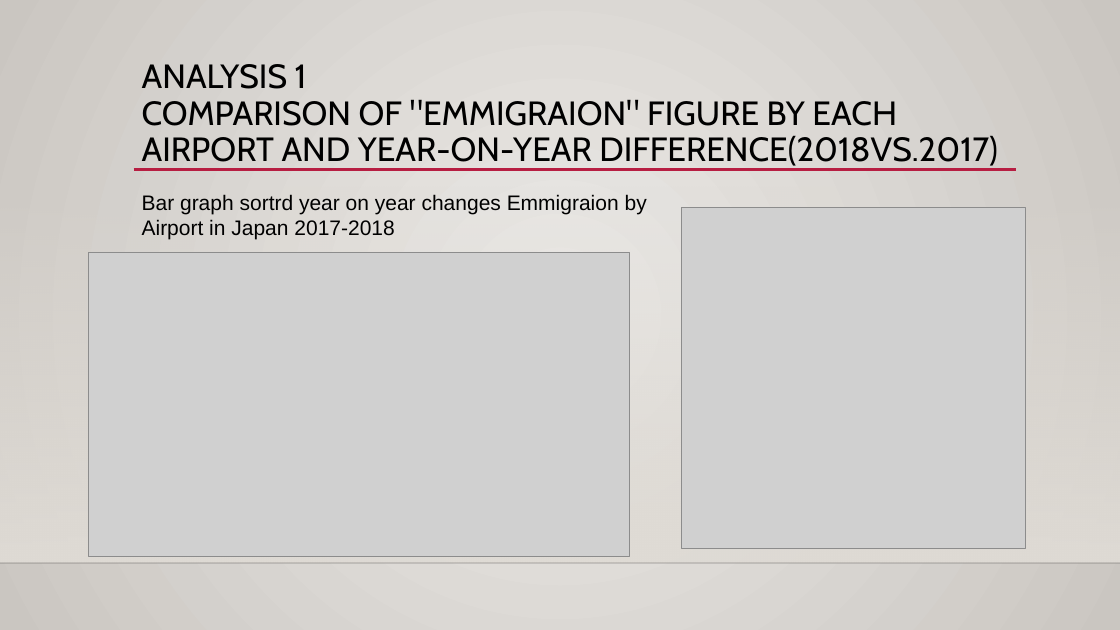
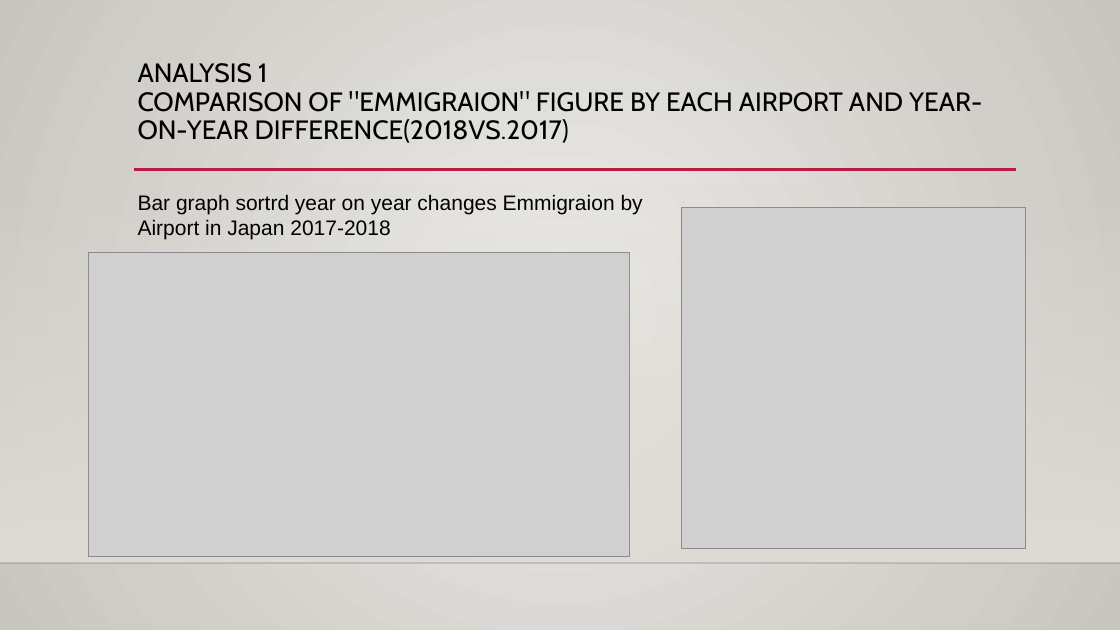
Before and after one commit to Tomokuri/gitforcoursera, a slide deck: slide 6 of Which_Airport_to_build_a_new_restaurant.pptx. Drawn at 1120x630 pixels with LibreOffice and Linux fonts; fonts in the diff are those of the drawing; grey boxes stand for pictures; background and template pictures are left out. Boxes give left, top, right and bottom in pixels: in the first picture for what was removed or moved away, otherwise in the second. Text is boxed around its words. In the diff, an @@ line names an element or a change of style, - is before the commit and + after.

```diff
--- a/Which_Airport_to_build_a_new_restaurant.pptx
+++ b/Which_Airport_to_build_a_new_restaurant.pptx
@@ background gradient #ECEAE7 to #CAC7C1 to gradient #ECEAE7 to #C9C6C0 @@
@@ title "ANALYSIS 1 COMPARISON OF "EMMIGRAION" ..." at [138, 63, 982, 143]: size 28.8 to 22.7 pt @@
@@ text "Bar graph sortrd year on ...": place and size @@
-text "Bar graph sortrd year on ..." at [142, 194, 647, 239]
+text "Bar graph sortrd year on ..." at [138, 194, 643, 239]
```
Also in this commit, not shown: 9 other slides changed, 2 slides added.
